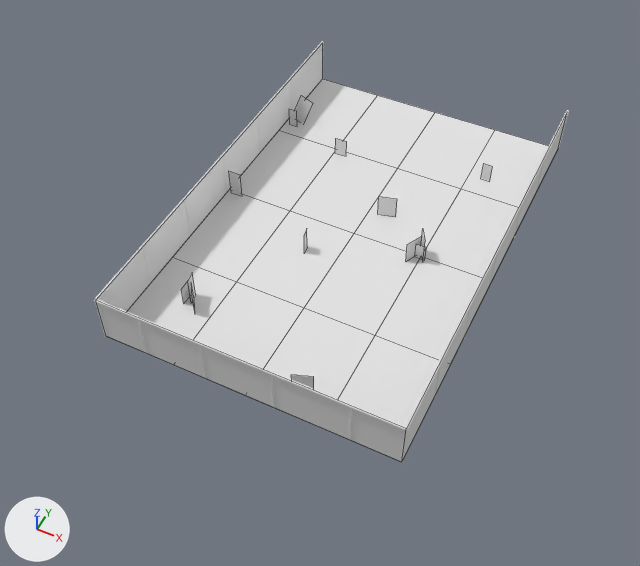
What one commit did to the FBX model cookies/Assets/Models/Trip/trip_lot.FBX.
The view is the same before and after, from a 50 mm camera at (6.53, -14.73, 16.12) aimed at (-0.29, -1.09, -0.93). Arrows for +X, +Y and +Z are at lower left; the lights stay in place. Mesh edges are drawn as thin lines on the coarser meshes. Materials are left out; every surface is plain grey. Where no turn or scale is listed for an object, it has been applied to the vertices.

Objects in the first picture: 'chainlink', 'chainlink_pole', 'pavement'.
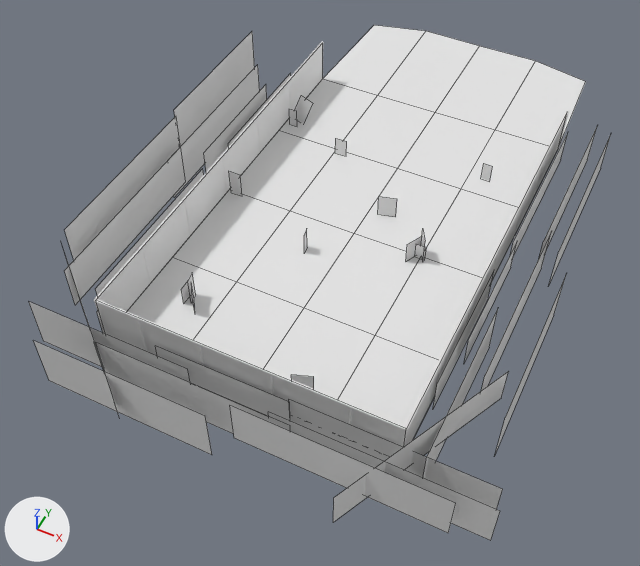
Changed parts and their boxes [x1, y1, x2, y2] in the pictures (640 x 566 px):
'pavement', reshaped, turned
    before: [127, 79, 548, 441]
    after: [127, 25, 586, 441]
'reeds', added
    after: [29, 32, 611, 541]

Edits to the bpy script that builds the scene:
```text
Change me_mesh:
    used by ob_pavement; location = (0.12, 0.04, 0.05); scale = (0.02, 0.02, 0.02)
    remove me_mesh.from_pydata(...)  # 25 vertices, 16 faces; spans x -185.0..185.0, y -280.0..280.0, z 0.0
    add me_mesh.from_pydata(...)  # 30 vertices, 20 faces; spans x -185.0..185.0, y 0.0, z -473.0..280.0
    me_mesh part 1
    20 vertices are removed from x -185.0..185.0, y -280.0..280.0, z 0.0
    16 faces are deleted
    5 vertices are added at (-175.0, 0.0, -451.0), (-92.0, 0.0, -473.0), (0.0, 0.0, -471.0), (92.0, 0.0, -471.0), (177.0, 0.0, -453.0)
    5 new vertices lie (0.0, 0.0, 140.0) away from vertices in x -185.0..185.0, y 0.0, z 0.0
    5 new vertices lie (0.0, 0.0, 140.0) away from vertices in x -185.0..185.0, y 0.0, z 140.0
    5 new vertices lie (0.0, 0.0, -140.0) away from vertices in x -185.0..185.0, y 0.0, z 0.0
    5 new vertices lie (0.0, 0.0, -140.0) away from vertices in x -185.0..185.0, y 0.0, z -140.0
    20 new faces join them
Add me_mesh_018:
    me_mesh_018.from_pydata(...)  # 108 vertices, 27 faces; spans x -5.78..5.78, y -6.46..6.46, z -1.18..1.18
Change ob_pavement:
    ob_pavement.rotation_euler: (0.0, 0.0, 0.0) -> (1.571, 0.0, 0.0)  # degrees (0, 0, 0) -> degrees (90, 0, 0)
Add ob_reeds:
    ob_reeds = bpy.data.objects.new('reeds', me_mesh_018)
    ob_reeds.location = (0.24, -0.98, 0.55)
```
